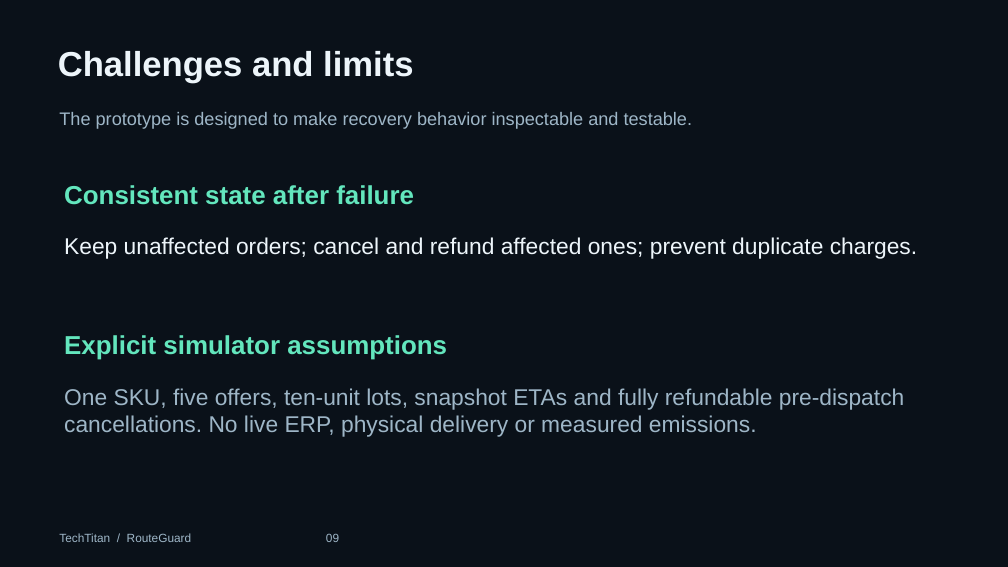
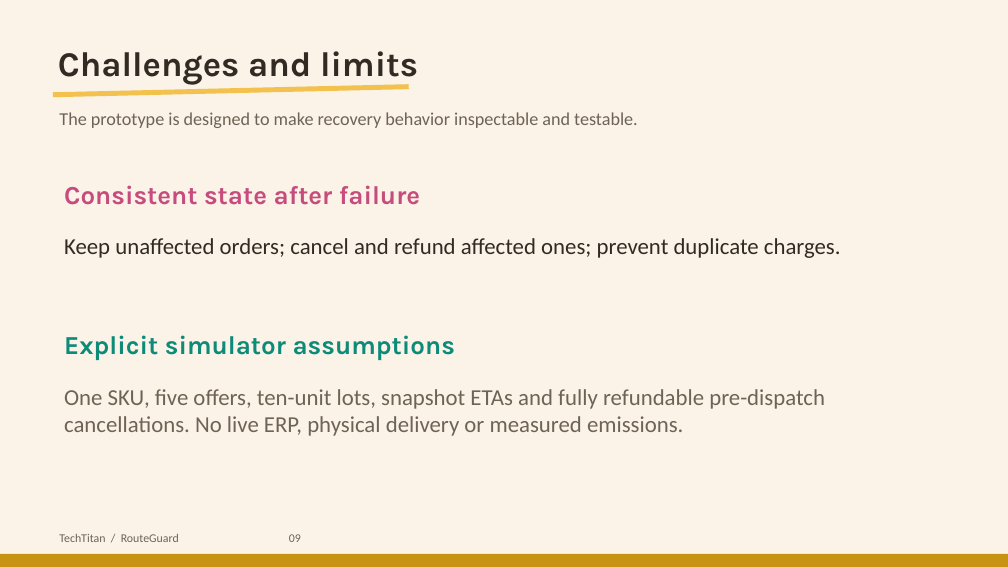
Before and after one commit to realgauravvyas/TechTitan-RouteGuard-Agentic, a slide deck: slide 9 of submission/TechTitan_presentation_agentic.pptx. Drawn at 1008x567 pixels with LibreOffice and Linux fonts; fonts in the diff are those of the drawing. Boxes give left, top, right and bottom in pixels: in the first picture for what was removed or moved away, otherwise in the second. Text is boxed around its words. In the diff, an @@ line names an element or a change of style, - is before the commit and + after.

```diff
--- a/submission/TechTitan_presentation_agentic.pptx
+++ b/submission/TechTitan_presentation_agentic.pptx
@@ background #0A1119 to #FBF3E7 @@
@@ text "Challenges and limits" at [58,51,418,84]: font Arial to Karla, text colour #EDF5FA to #322B24 @@
@@ rectangle added at [53,84,409,98], fill #F2C14E @@
@@ text "Consistent state after failure" at [64,185,420,205]: font Arial to Karla, text colour #63E6BD to #C64C7D @@
@@ text "Keep unaffected orders; cancel and ..." at [64,238,841,258]: font Arial to Calibri, text colour #EDF5FA to #322B24 @@
@@ text "Explicit simulator assumptions" at [64,335,455,360]: font Arial to Karla, text colour #63E6BD to #0E8A78 @@
@@ font Arial to Calibri, text colour #9EB6C7 to #6E6455 in 3 elements at [59,112,638,128], [59,534,301,542], [64,389,825,436] @@
@@ rectangle added at [0,554,1008,567], fill #C89212 @@
```
Also in this commit, not shown: 9 other slides changed, 1 other file.
